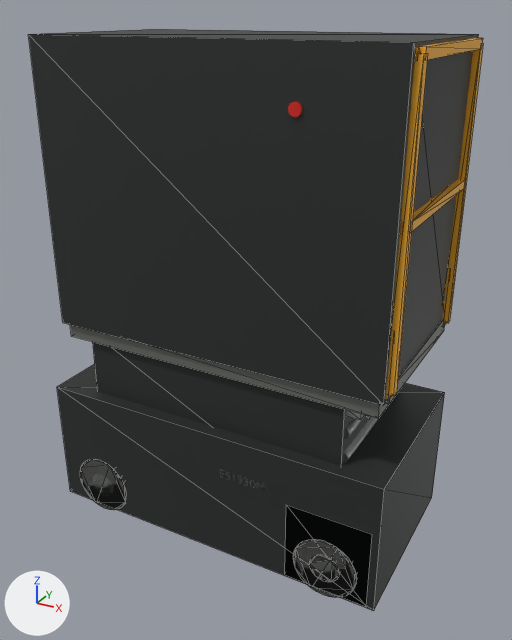
An edit to the glTF model assets/models/es1930m.glb, drawn before and after from the same camera.
Camera for both pictures: a 50 mm lens placed at (1.31, -2.33, 2.07), pointed at (0.04, -0.02, 0.92). The lights are fixed; the arrows at lower left show +X, +Y and +Z. The picture after the commit comes second. Mesh edges are drawn as thin lines on the coarser meshes. Where no turn or scale is listed for an object, it has been applied to the vertices.

Names of what the first picture shows: 'Chassis_Hit', 'ExtensionDeckWeldment', 'ExtensionRailPost_-1_1', 'ExtensionRailPost_1_1', 'FrontTire_-1', 'GateRail_1.48', 'GateRail_1.962', 'MainDeck', 'Platform_Hit', 'RearTire_-1', 'Scissor_Hit', 'Steering_Hit' and 9 more.
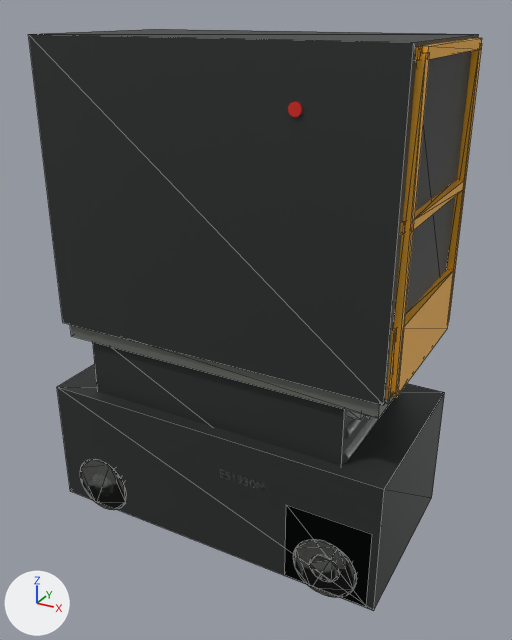
Where the newer file only moved an object's origin or applied its transform, the numbers keep the older frame.

Location of each change, [x1, y1, x2, y2] in pixels of the pictures (512 x 640 px):
'ExtensionRailPost_-1_1', moved
    before: [389, 53, 428, 396]
    after: [391, 53, 430, 394]
'ExtensionFrontToeBoard', added (orange)
    after: [392, 269, 455, 397]
'ExtensionRailPost_1_1', moved
    before: [444, 43, 484, 323]
    after: [447, 44, 482, 323]

Edits to the bpy script that builds the scene:
```text
Add me_cube_060_1:
    me_cube_060_1.from_pydata(...)  # a box spanning x -0.018..0.018, y -0.315..0.315, z -0.125..0.125
    me_cube_060_1.materials.append(mat_jlg_safety_orange)  # orange #f8b32c
Change ob_extensionrailpost__1_1:
    ob_extensionrailpost__1_1.location: (0.718, -0.332, 1.441) -> (0.718, -0.315, 1.441)
Change ob_extensionrailpost_1_1:
    ob_extensionrailpost_1_1.location: (0.718, 0.332, 1.441) -> (0.718, 0.315, 1.441)
Add ob_extensionfronttoeboard:
    ob_extensionfronttoeboard = bpy.data.objects.new('ExtensionFrontToeBoard', me_cube_060_1)
    ob_extensionfronttoeboard.location = (0.718, 0.0, 1.025)
```
